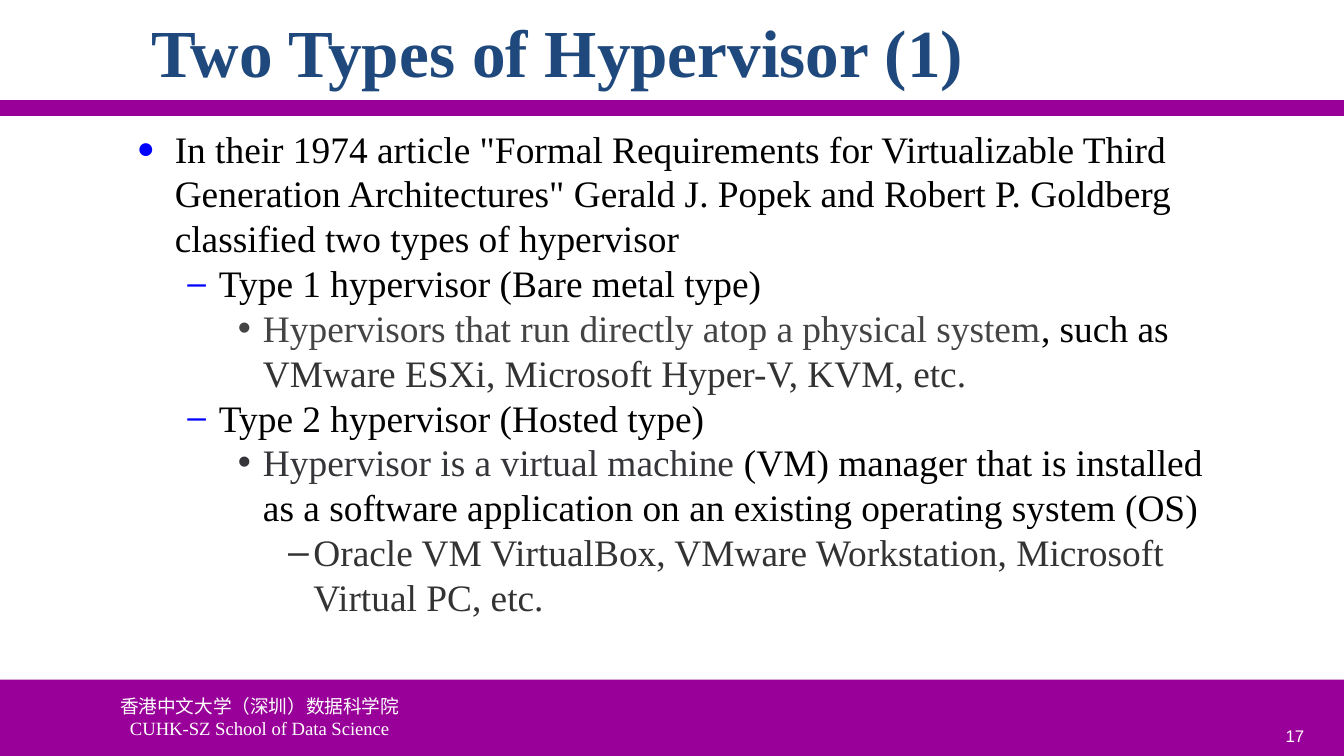
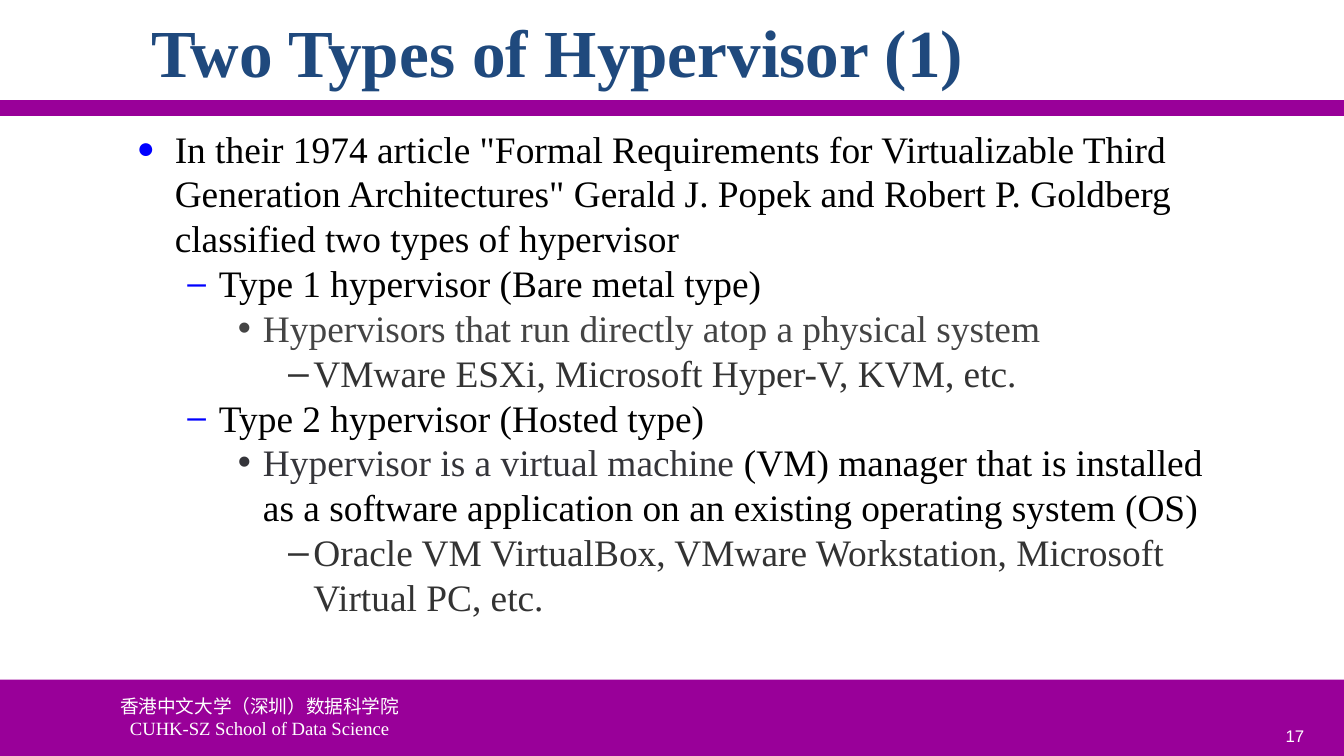
Before and after one commit to ychung1103/ychung1103.github.io, a slide deck: slide 17 of Slides/CSC6103/VT-01 Virtualization Introduction.pptx. Drawn at 1344x756 pixels with LibreOffice and Linux fonts; fonts in the diff are those of the drawing; background and template pictures are left out. Boxes give left, top, right and bottom in pixels: in the first picture for what was removed or moved away, otherwise in the second. Text is boxed around its words. In the diff, an @@ line names an element or a change of style, - is before the commit and + after.

```diff
--- a/Slides/CSC6103/VT-01 Virtualization Introduction.pptx
+++ b/Slides/CSC6103/VT-01 Virtualization Introduction.pptx
@@ text at box(263, 316, 1040, 394): text changed @@
-    • Hypervisors that run directly atop a physical system, such as VMware ESXi, Microsoft Hyper-V, KVM, etc.
+    • Hypervisors that run directly atop a physical system
+      – VMware ESXi, Microsoft Hyper-V, KVM, etc.
```
Also in this commit, not shown: 10 other slides changed.
